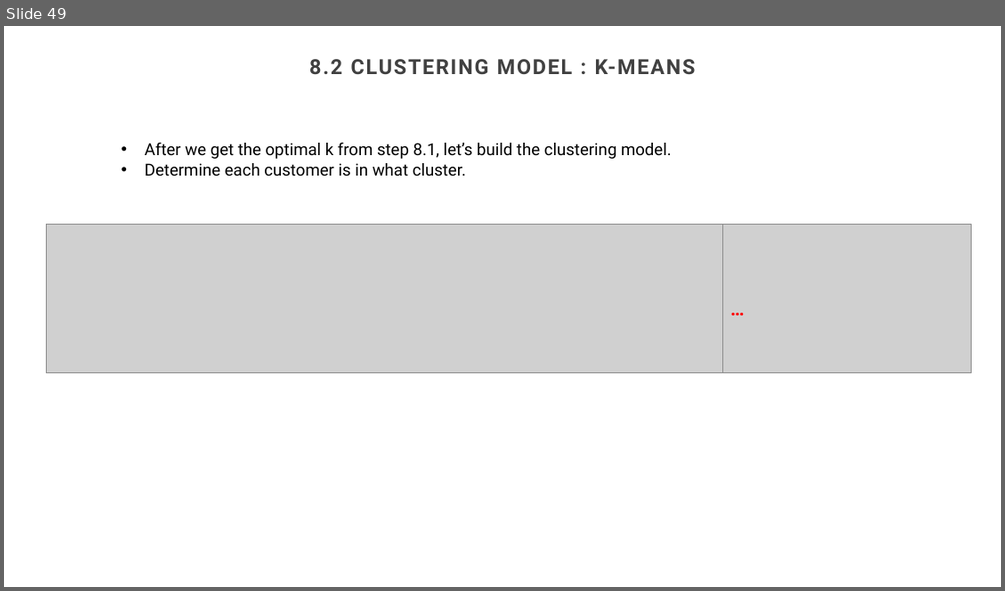
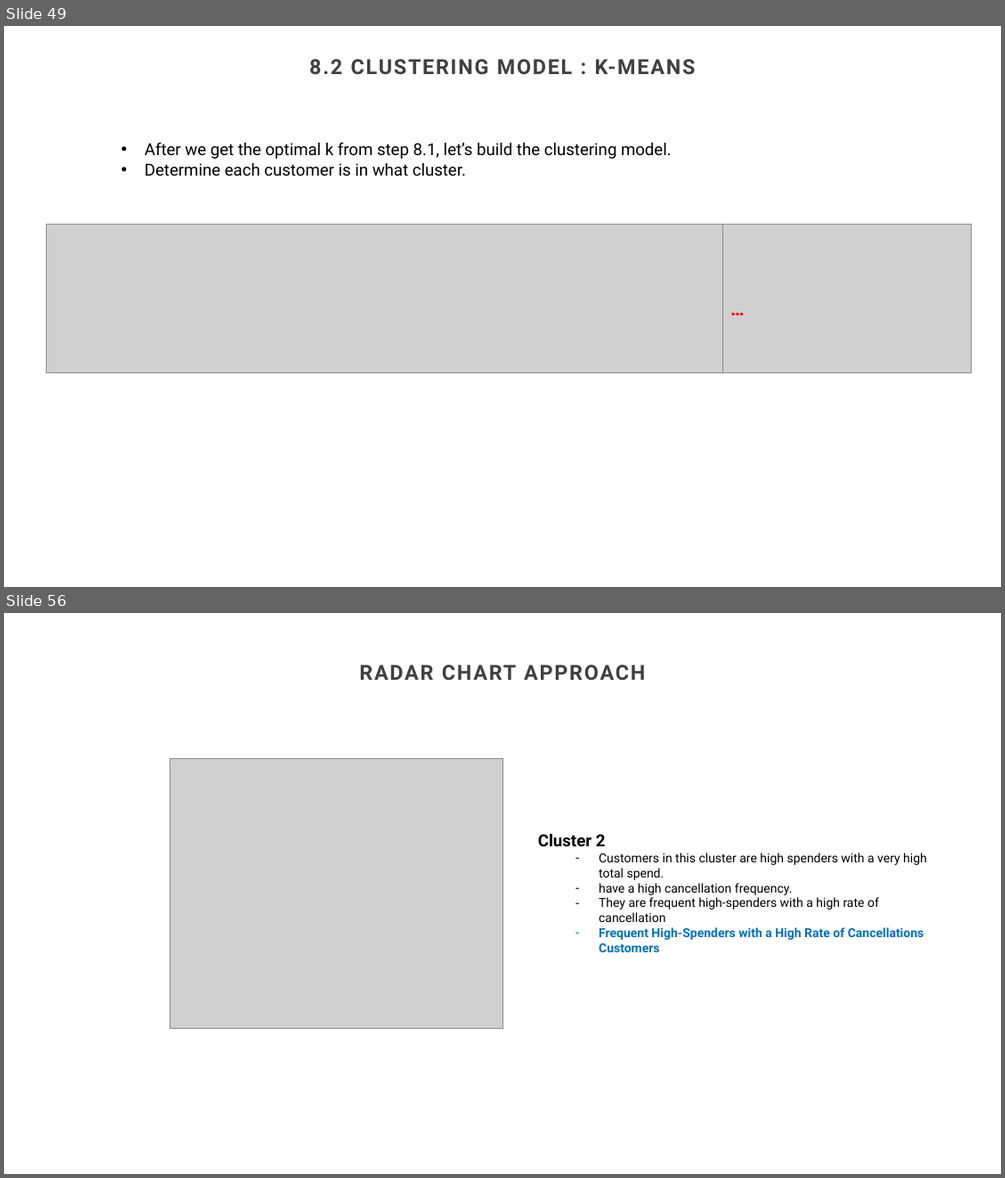
Before and after one commit to GaoWeiChang/Ecommerce_Product_Recommendation_System, a slide deck: CUSTOMER PRODUCT RECOMMENDATION SYSTEM.pptx. Shown one above the other, each under a label of ours: slide 49 before the commit, slides 49 and 56 after it; the slides between them are not shown. The pictures are 1005x591 and 1005x1178 pixels, drawn with LibreOffice and Linux fonts; fonts in the diff are those of the drawing; grey boxes stand for pictures; background and template pictures are left out. Boxes give left, top, right and bottom in pixels: in the first picture for what was removed or moved away, otherwise in the second. Text is boxed around its words. In the diff, an @@ line names an element or a change of style, - is before the commit and + after.

```diff
--- a/CUSTOMER PRODUCT RECOMMENDATION SYSTEM.pptx
+++ b/CUSTOMER PRODUCT RECOMMENDATION SYSTEM.pptx
@@ slide 56 added at [4,613,1001,1174], background #FFFFFF @@
@@ title added at [359,665,645,680], 20 pt, text #404040, bold @@
+RADAR CHART APPROACH
@@ picture added at [170,758,502,1029] @@
@@ text added at [538,834,927,952], 12 pt, text #000000 @@
+Cluster 2
+  – Customers in this cluster are high spenders with a very high total spend.
+  – have a high cancellation frequency.
+  – They are frequent high-spenders with a high rate of cancellation
+  – Frequent High-Spenders with a High Rate of Cancellations Customers
```
Also in this commit, not shown: 8 other slides added, 1 other file.
